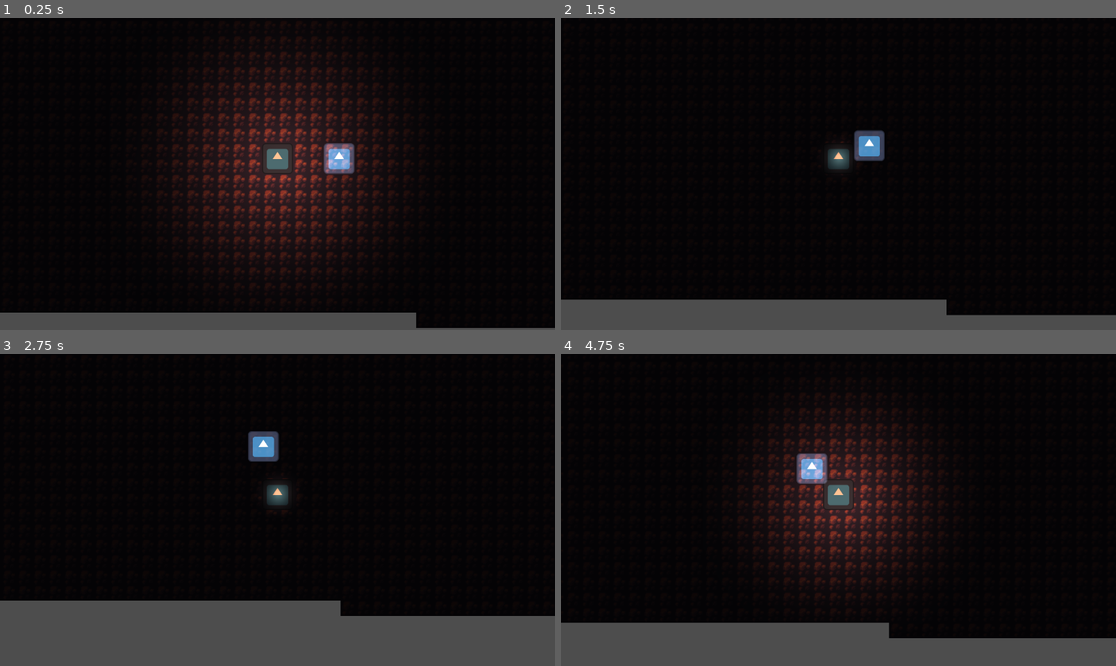
Above: before the commit, frames 1-4 (two rows, left to right).
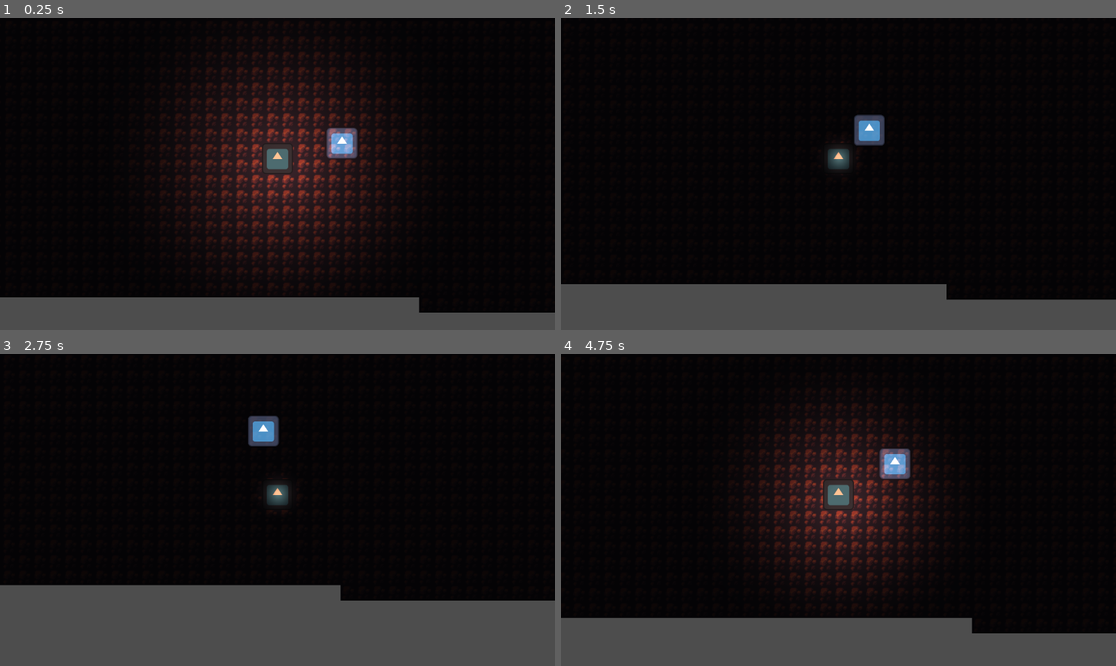
Above: after the commit, the same moments.

Repository: Mibeador/level-design-team-3-project
Game: Godot game, scene res://scenes/test_1.tscn
Same seed, same stepped clock (60 frames per second), same inputs: the game is played once before the commit and once after it. The engine's default icon, where the game draws it, is replaced by a stand-in: a white triangle on a blue panel in a dark square.
Inputs:
- Up to frame 1 (0.25 s): no input
- Up to frame 2 (1.5 s): tap Enter at 0.5 s; hold D (move_right) 0.53-1.28 s; tap F (light_toggle) at 0.6, 1.35 s; hold S (move_down) from 1.28 s (still down)
- Up to frame 3 (2.75 s): release S (move_down) at 2.03 s; hold D (move_right) from 2.03 s (still down); tap F (light_toggle) at 2.1 s
- Up to frame 4 (4.75 s): release D (move_right) at 2.78 s; hold W (move_up) 2.78-3.53 s; tap F (light_toggle) at 2.85, 3.6, 4.35 s; hold A (move_left) from 3.53 s (still down)

The runs differ from the first frame. In frame 1, 12% of the frame differs, in the area x 0-100%, y 6-100%; in frame 2, 5.7%; in frame 3, 5.7%; in frame 4, 9.2%.

Commit message:
Hunger check coding

Diff:
--- a/project.godot
+++ b/project.godot
@@ -22,6 +22,11 @@
 "res://assets/": "orange",
 "res://scripts/": "red"
 }
+
+[global_group]
+
+player=""
+enemy=""
 
 [input]
 
--- a/scenes/enemy.tscn
+++ b/scenes/enemy.tscn
@@ -10,7 +10,7 @@
 [sub_resource type="RectangleShape2D" id="RectangleShape2D_4ra3w"]
 size = Vector2(32, 32)
 
-[node name="Enemy" type="CharacterBody2D" unique_id=544095376]
+[node name="Enemy" type="CharacterBody2D" unique_id=544095376 groups=["enemy"]]
 script = ExtResource("1_md0e3")
 
 [node name="Sprite2D" type="Sprite2D" parent="." unique_id=855360845]
@@ -20,3 +20,9 @@
 
 [node name="CollisionShape2D" type="CollisionShape2D" parent="." unique_id=475295647]
 shape = SubResource("RectangleShape2D_4ra3w")
+
+[node name="HungerCheck" type="Timer" parent="." unique_id=1472112104]
+wait_time = 2.0
+autostart = true
+
+[connection signal="timeout" from="HungerCheck" to="." method="_on_hunger_check_timeout"]
--- a/scenes/test_1.tscn
+++ b/scenes/test_1.tscn
@@ -3,6 +3,7 @@
 [ext_resource type="PackedScene" uid="uid://cker3fujs52vc" path="res://scenes/player.tscn" id="1_p1gcm"]
 [ext_resource type="Texture2D" uid="uid://xglrqwyvx04p" path="res://assets/test_tileset.png" id="1_qm5my"]
 [ext_resource type="PackedScene" uid="uid://cbm68aipwi4df" path="res://scenes/enemy.tscn" id="3_b5onc"]
+[ext_resource type="PackedScene" uid="uid://ux2llwmuxty3" path="res://test_area.tscn" id="4_uxpu0"]
 
 [sub_resource type="TileSetAtlasSource" id="TileSetAtlasSource_b5onc"]
 texture = ExtResource("1_qm5my")
@@ -144,10 +145,14 @@
 tile_map_data = PackedByteArray("AAD4//j/AAARABIAAAD5//j/AAARABIAAAD6//j/AAARABIAAAD7//j/AAARABIAAAD8//j/AAARABIAAAD9// …(17408 unchanged characters)…
 tile_set = SubResource("TileSet_uxpu0")
 
-[node name="Player" parent="." unique_id=125222311 instance=ExtResource("1_p1gcm")]
-
 [node name="CanvasModulate" type="CanvasModulate" parent="." unique_id=971284523]
 color = Color(0.08468992, 0.08468992, 0.08468992, 1)
 
 [node name="Enemy" parent="." unique_id=544095376 instance=ExtResource("3_b5onc")]
 position = Vector2(64, -16)
+
+[node name="TestArea" parent="." unique_id=1210158495 instance=ExtResource("4_uxpu0")]
+position = Vector2(0, -71)
+
+[node name="Player" parent="." unique_id=125222311 groups=["player"] instance=ExtResource("1_p1gcm")]
+position = Vector2(-3, 16)
--- a/scripts/enemy.gd
+++ b/scripts/enemy.gd
@@ -1,4 +1,7 @@
 extends CharacterBody2D
+class_name Enemy
+
+@onready var hunger_check_timer: Timer = $HungerCheck
 
 #Unique setup for each scene
 @export_group("Scene Setup")
@@ -30,6 +33,40 @@
 ##How far is the range for the player to stun?
 @export var stun_range = 5.0
 ##How high is % chance to randomly enter tracking state? (x+1/50 is the math behind hunger check. Higher assigned #, higher chance)
-@export var hunger_stat = 1.0
+@export var default_hunger_stat = 1.0
 ##How long does it take to leave tracking state for lost state?
 @export var lost_limit = 15.0
+var hunting: bool = false
+var current_hunger_stat = 0.0
+
+func _ready() -> void:
+	initialize()
+
+func initialize():
+	current_hunger_stat = default_hunger_stat
+	hunting = false
+
+func _physics_process(delta: float) -> void:
+	pass
+
+
+#Hunger check timer logic
+func _on_hunger_check_timeout() -> void:
+	if hunting:
+		return
+	var hunt : bool = hunger_check()
+	if hunt:
+		print("Tracking State")
+		hunting = true
+	else:
+		print("Not Tracking")
+
+#Hunger check logic
+func hunger_check(chance : float = 50) -> bool:
+	var _hunger_check = current_hunger_stat + 1 / chance
+	var hunger = randi_range(1 , chance)
+	current_hunger_stat += 1
+	if hunger <= _hunger_check:
+		return true
+	else:
+		return false
--- a/scripts/player.gd
+++ b/scripts/player.gd
@@ -1,4 +1,5 @@
 extends CharacterBody2D
+class_name Player
 
 @onready var lantern_light: PointLight2D = $LanternLight
 @onready var light_timer: Timer = $LanternLight/LightTimer
@@ -8,10 +9,14 @@
 ##Base movement speed
 @export var move_speed = 20.0
 
-
+static var instance: Player
 var direction: Vector2
 var light_on = true
 var light_cooled_down = true
+
+func _ready() -> void:
+	instance = self
+
 
 func _physics_process(delta: float) -> void:
 	#Y axis values for player input
@@ -55,3 +60,6 @@
 
 func _on_light_timer_timeout() -> void:
 	light_cooled_down = true
+
+func test_function():
+	print("hello")
--- /dev/null
+++ b/scripts/test_area.gd
@@ -0,0 +1,7 @@
+extends Area2D
+
+
+
+func _on_body_entered(body: Node2D) -> void:
+	if body.is_in_group("player"):
+		body.test_function()
--- /dev/null
+++ b/test_area.tscn
@@ -0,0 +1,13 @@
+[gd_scene format=3 uid="uid://ux2llwmuxty3"]
+
+[ext_resource type="Script" uid="uid://echkls8yvwni" path="res://scripts/test_area.gd" id="1_64fjj"]
+
+[sub_resource type="CircleShape2D" id="CircleShape2D_fw7ol"]
+
+[node name="TestArea" type="Area2D" unique_id=1210158495]
+script = ExtResource("1_64fjj")
+
+[node name="CollisionShape2D" type="CollisionShape2D" parent="." unique_id=1945281858]
+shape = SubResource("CircleShape2D_fw7ol")
+
+[connection signal="body_entered" from="." to="." method="_on_body_entered"]
Not shown, added: scripts/test_area.gd.uid
